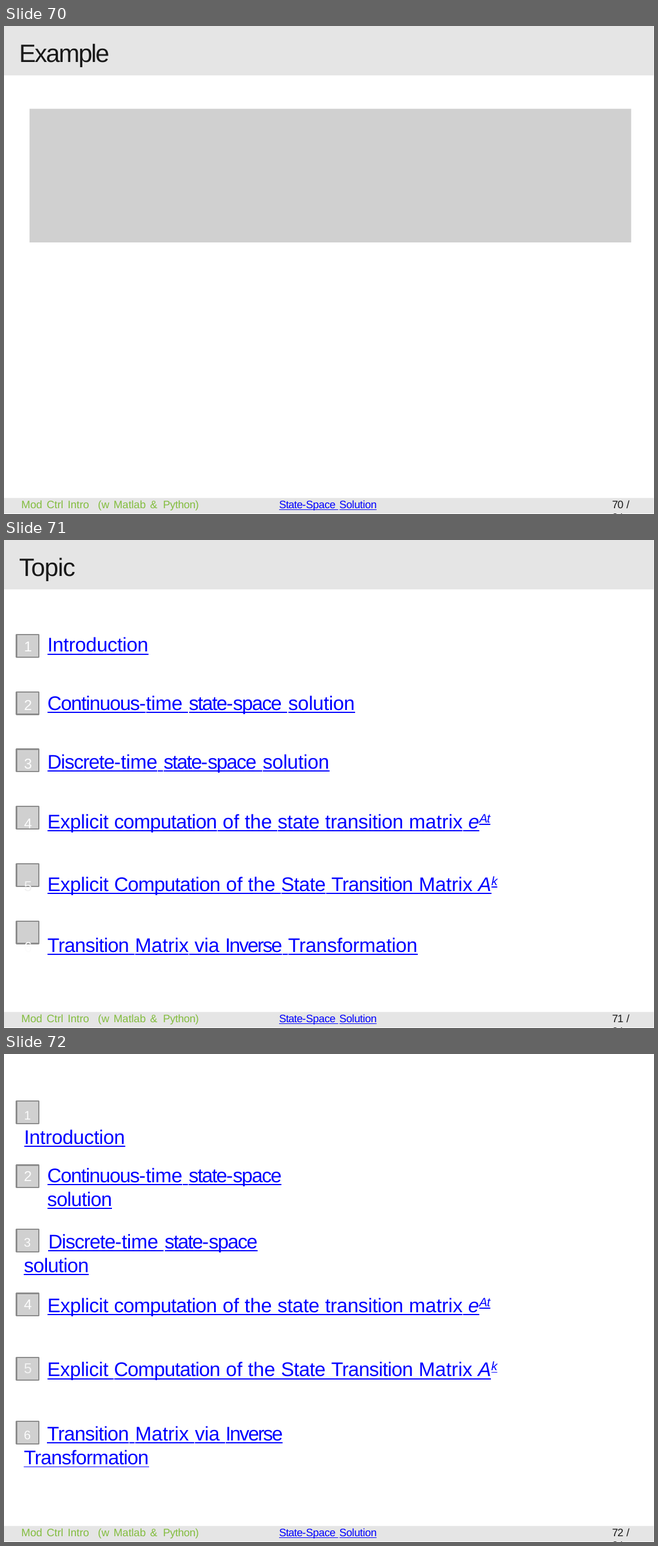
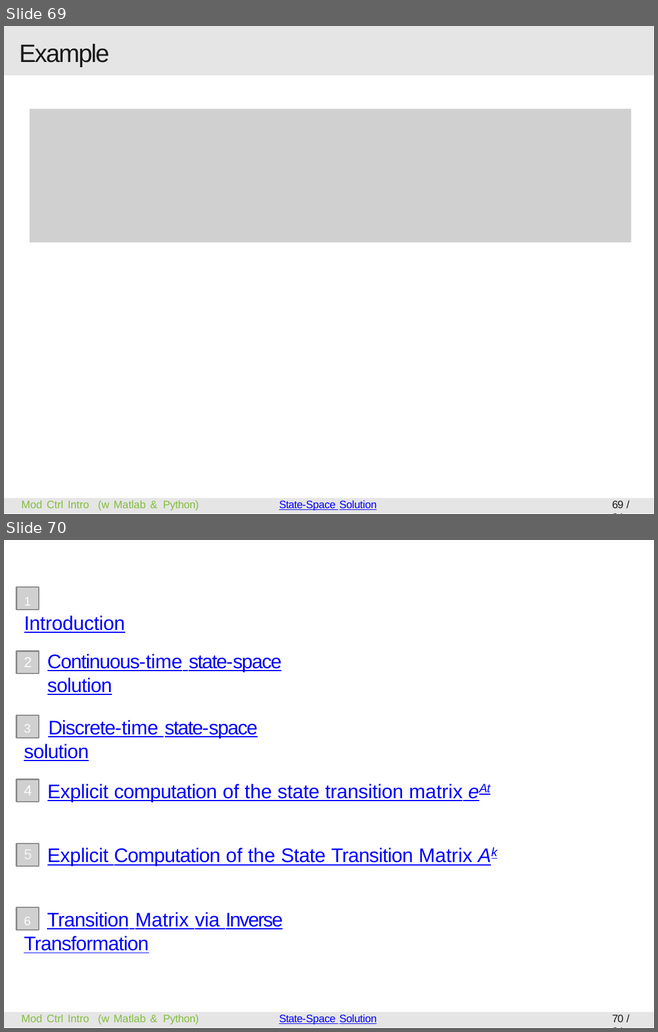
Before and after one commit to MCIMP-book/mcimp, a slide deck: lecture notes/from Modeling to Continuous-time LQ/powerpoint_handouts (work in progress)/09-Solution of LTI State-Space Equations (imcmp-handout-light) - pub.pptx. Shown one above the other, each under a label of ours: slides 70, 71 and 72 before the commit, slides 69 and 70 after it. The pictures are 658x1546 and 658x1032 pixels, drawn with LibreOffice and Linux fonts; fonts in the diff are those of the drawing; grey boxes stand for pictures. Boxes give left, top, right and bottom in pixels: in the first picture for what was removed or moved away, otherwise in the second. Text is boxed around its words. In the diff, an @@ line names an element or a change of style, - is before the commit and + after.

```diff
--- a/lecture notes/from Modeling to Continuous-time LQ/powerpoint_handouts (work in progress)/09-Solution of LTI State-Space Equations (imcmp-handout-light) - pub.pptx
+++ b/lecture notes/from Modeling to Continuous-time LQ/powerpoint_handouts (work in progress)/09-Solution of LTI State-Space Equations (imcmp-handout-light) - pub.pptx
@@ slide 71 removed at bbox=[4, 540, 654, 1028], background #FFFFFF; not listed: 1 template element that a slide beside it also shows @@
@@ title removed at bbox=[19, 557, 75, 581] @@
-Topic
@@ picture removed at bbox=[17, 634, 39, 656] @@
@@ text removed at bbox=[48, 637, 472, 955] @@
-1 Introduction
-2 Continuous-time state-space solution
-3 Discrete-time state-space solution
-4 Explicit computation of the state transition matrix eAt
-5 Explicit Computation of the State Transition Matrix Ak
-6 Transition Matrix via Inverse Transformation
@@ picture removed at bbox=[17, 692, 39, 714] @@
@@ picture removed at bbox=[17, 749, 39, 771] @@
@@ picture removed at bbox=[17, 807, 39, 829] @@
@@ picture removed at bbox=[17, 864, 39, 886] @@
@@ picture removed at bbox=[17, 922, 39, 944] @@
@@ freeform shape removed at bbox=[4, 1012, 654, 1027] @@
@@ text removed at bbox=[21, 1014, 199, 1024] @@
-Mod Ctrl Intro (w Matlab & Python)
@@ text removed at bbox=[279, 1014, 377, 1024] @@
-State-Space Solution
@@ page number removed at bbox=[612, 1014, 623, 1022] @@
-71 / 84
@@ what was slide 70 is now slide 69 @@
@@ page number at bbox=[612, 500, 623, 508]: text changed @@
-70 / 84
+69 / 84
@@ what was slide 72 is now slide 70 @@
@@ page number at bbox=[612, 1014, 623, 1022]: text changed @@
-72 / 84
+70 / 84
```
Also in this commit, not shown: 3 slides changed, 1 other slide removed, 5 other files.
